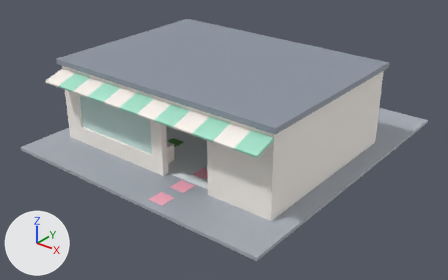
What one commit did to the FBX model assets/clean-a-cat/exports/CleanACat_Area_SpaPlot.fbx.
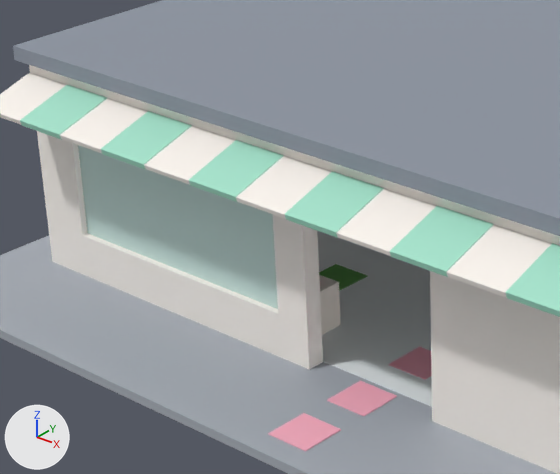
Old and new are each drawn whole from a 50 mm camera at (0.544, -0.704, 0.424) aimed at (0.006, -0.032, 0.007) and again close up on the part from 11% to 57% of the width and 15% to 76% of the height. Arrows for +X, +Y and +Z are at lower left; the lights stay in place. The last two pictures show the newer version. Where no turn or scale is listed for an object, it has been applied to the vertices.

Names of what the first close-up shows: 'CleanACat_Area_SpaPlot', 'CleanACat_Area_SpaPlot_Canopy', 'CleanACat_Area_SpaPlot_Decor', 'CleanACat_Area_SpaPlot_Glass', 'CleanACat_Area_SpaPlot_Roof', 'CleanACat_Area_SpaPlot_Wall', 'CleanACat_Area_SpaPlot_WindowSeat'.
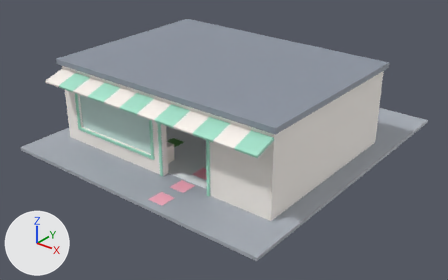
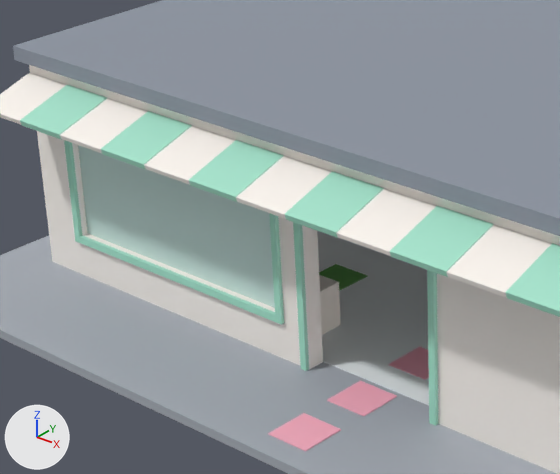
Boxes [x1, y1, x2, y2] around the edits, measured in the close-ups (560 x 474 px):
'CleanACat_Area_SpaPlot_Trim', added
    after: [64, 140, 438, 426]

The change in detail:
Mesh me_cleanacat_area_spaplot_trim is new.
It consists of a box spanning x -0.164..-0.006, y -0.172..-0.17, z 0.026..0.03; a box spanning x -0.164..-0.006, y -0.172..-0.17, z 0.105..0.109; a box spanning x -0.164..-0.16, y -0.172..-0.17, z 0.026..0.109; a box spanning x -0.01..-0.006, y -0.172..-0.17, z 0.026..0.109; a box spanning x 0.006..0.094, y -0.172..-0.17, z 0.095..0.099; a box spanning x 0.006..0.01, y -0.172..-0.17, z 0.005..0.095; a box spanning x 0.09..0.094, y -0.172..-0.17, z 0.005..0.095.
It uses material mat_cleanacat_palette.
Object 'CleanACat_Area_SpaPlot_Trim' (ob_cleanacat_area_spaplot_trim) is new; it shows me_cleanacat_area_spaplot_trim.
Its location is (0.0, 0.0, 0.0).
